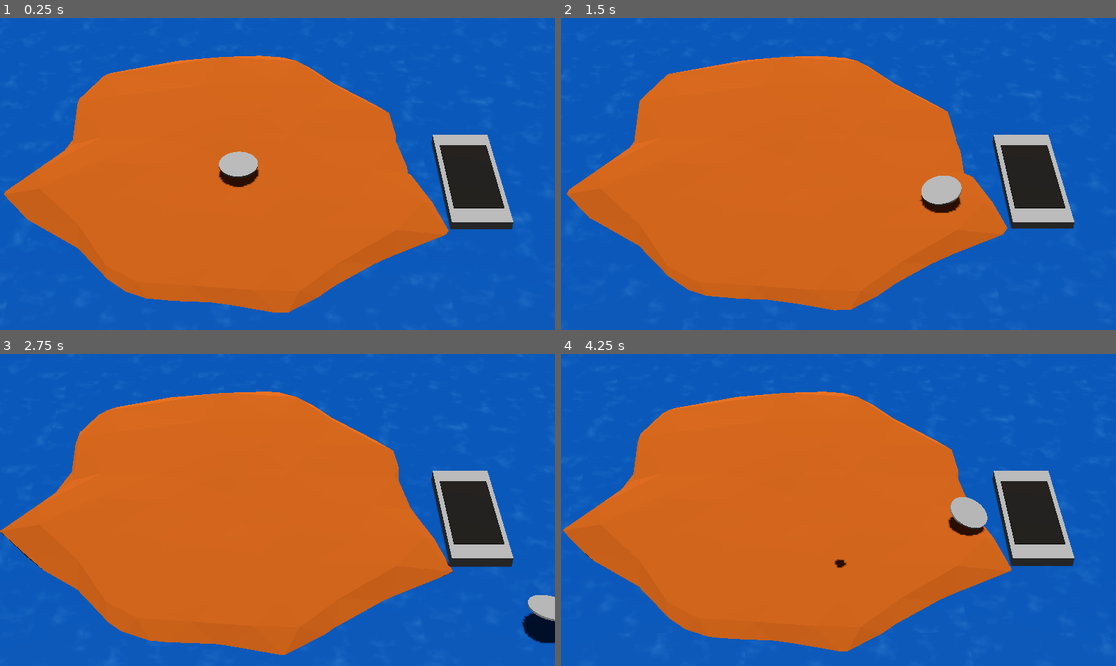
Above: before the commit, frames 1-4 (two rows, left to right).
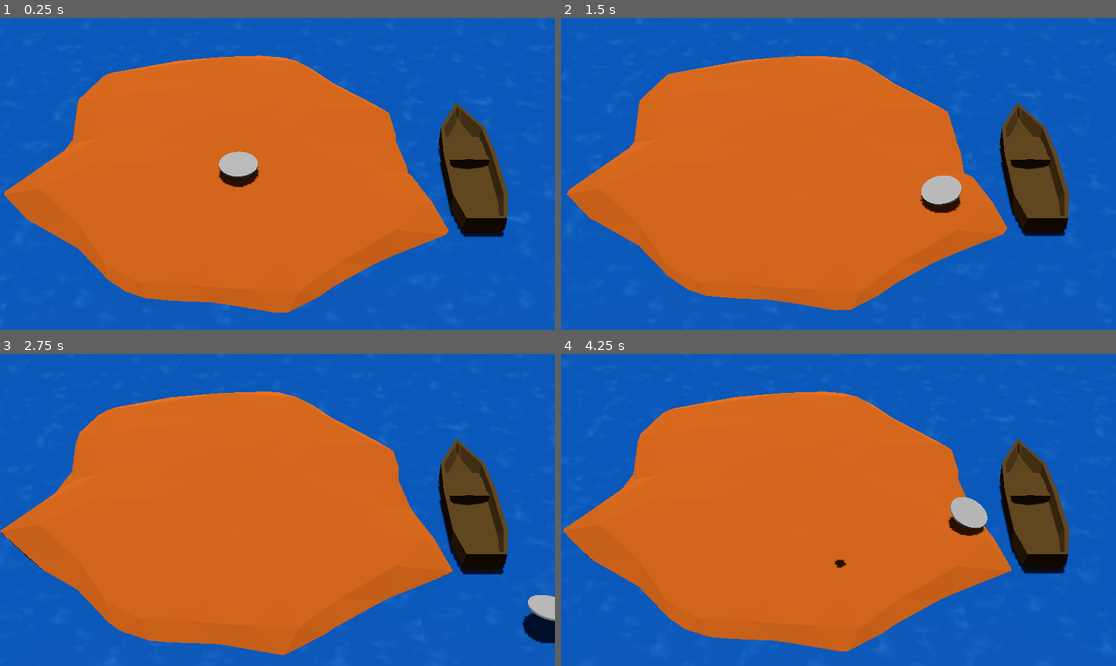
Above: after the commit, the same moments.

Repository: nikolajbaer/ldj56
Game: Godot game, scene res://root.tscn
Same seed, same stepped clock (60 frames per second), same inputs: the game is played once before the commit and once after it.
Inputs (mouse positions are in pixels of both pictures, inside the frame that each line leads up to):
- Up to frame 1 (0.25 s): no input
- Up to frame 2 (1.5 s): move the mouse to (960, 158) at 0.52 s; hold Right (right) 0.53-1.28 s; move the mouse to (727, 189) at 1.27 s; hold Down (down) from 1.28 s (still down)
- Up to frame 3 (2.75 s): move the mouse to (333, 441) at 2.02 s; release Down (down) at 2.03 s; hold Right (right) from 2.03 s (still down)
- Up to frame 4 (4.25 s): move the mouse to (810, 572) at 2.77 s; release Right (right) at 2.78 s; hold Up (up) 2.78-3.53 s; move the mouse to (1005, 556) at 3.52 s; hold Left (left) from 3.53 s (still down)

The runs differ from the first frame. In frame 1, 4.0% of the frame differs, in the area x 77-93%, y 27-71%; in frame 2, 4.0%; in frame 3, 4.1%; in frame 4, 4.1%.

Commit message:
change boat

Diff:
--- a/root.tscn
+++ b/root.tscn
@@ -1,9 +1,10 @@
-[gd_scene load_steps=20 format=3 uid="uid://dyberu81x7rr3"]
+[gd_scene load_steps=16 format=3 uid="uid://dyberu81x7rr3"]
 
 [ext_resource type="PackedScene" uid="uid://bjt3arw5lu6dn" path="res://trampoline.tscn" id="1_jhr10"]
 [ext_resource type="Script" path="res://root.gd" id="1_pdsvo"]
 [ext_resource type="ArrayMesh" uid="uid://d38m4mq1vlvkd" path="res://assets/lopoly-island.obj" id="2_2kpgi"]
 [ext_resource type="Shader" path="res://ocean.gdshader" id="4_d3civ"]
+[ext_resource type="PackedScene" uid="uid://br5v1vnwcl18k" path="res://boat.tscn" id="4_wum8f"]
 
 [sub_resource type="Environment" id="Environment_v7ao4"]
 ambient_light_color = Color(0.958918, 0.937631, 0.741529, 1)
@@ -46,22 +47,6 @@
 sky = SubResource("Sky_lt4y7")
 ambient_light_color = Color(0.0868525, 0.363627, 0.778959, 1)
 
-[sub_resource type="BoxMesh" id="BoxMesh_p2bq5"]
-size = Vector3(3, 1, 7)
-
-[sub_resource type="ConcavePolygonShape3D" id="ConcavePolygonShape3D_sw5sr"]
-data = PackedVector3Array(-1.5, 0.5, 3.5, 1.5, 0.5, 3.5, -1.5, -0.5, 3.5, 1.5, 0.5, 3.5, 1.5, -0.5, 3.5, -1.5, -0.5, 3.5, 1.5, 0.5, -3.5, -1.5, 0.5, -3.5, 1.5, -0.5, -3.5, -1.5, 0.5, -3.5, -1.5, -0.5, -3.5, 1.5, -0.5, -3.5, 1.5, 0.5, 3.5, 1.5, 0.5, -3.5, 1.5, -0.5, 3.5, 1.5, 0.5, -3.5, 1.5, -0.5, -3.5, 1.5, -0.5, 3.5, -1.5, 0.5, -3.5, -1.5, 0.5, 3.5, -1.5, -0.5, -3.5, -1.5, 0.5, 3.5, -1.5, -0.5, 3.5, -1.5, -0.5, -3.5, 1.5, 0.5, 3.5, -1.5, 0.5, 3.5, 1.5, 0.5, -3.5, -1.5, 0.5, 3.5, -1.5, 0.5, -3.5, 1.5, 0.5, -3.5, -1.5, -0.5, 3.5, 1.5, -0.5, 3.5, -1.5, -0.5, -3.5, 1.5, -0.5, 3.5, 1.5, -0.5, -3.5, -1.5, -0.5, -3.5)
-
-[sub_resource type="BoxShape3D" id="BoxShape3D_nv88b"]
-size = Vector3(1.9325, 1, 3.58508)
-
-[sub_resource type="StandardMaterial3D" id="StandardMaterial3D_ca0ua"]
-albedo_color = Color(0.0815251, 0.0664656, 0.0445977, 1)
-
-[sub_resource type="BoxMesh" id="BoxMesh_22yj2"]
-material = SubResource("StandardMaterial3D_ca0ua")
-size = Vector3(2.5, 0.25, 5)
-
 [node name="root" type="Node3D"]
 script = ExtResource("1_pdsvo")
 
@@ -102,23 +87,7 @@
 [node name="WorldEnvironment" type="WorldEnvironment" parent="."]
 environment = SubResource("Environment_838tx")
 
-[node name="Boat" type="AnimatableBody3D" parent="."]
+[node name="Boat" parent="." instance=ExtResource("4_wum8f")]
 transform = Transform3D(1, 0, 0, 0, 1, 0, 0, 0, 1, 12, 0, 0)
 
-[node name="MeshInstance3D" type="MeshInstance3D" parent="Boat"]
-mesh = SubResource("BoxMesh_p2bq5")
-
-[node name="CollisionShape3D" type="CollisionShape3D" parent="Boat"]
-shape = SubResource("ConcavePolygonShape3D_sw5sr")
-
-[node name="catch_area" type="Area3D" parent="Boat"]
-
-[node name="CollisionShape3D" type="CollisionShape3D" parent="Boat/catch_area"]
-transform = Transform3D(1, 0, 0, 0, 1, 0, 0, 0, 1, 0.0389881, 0.592994, 1.29254)
-shape = SubResource("BoxShape3D_nv88b")
-
-[node name="MeshInstance3D" type="MeshInstance3D" parent="Boat/catch_area"]
-transform = Transform3D(1, 0, 0, 0, 1, 0, 0, 0, 1, 0, 0.432023, 0)
-mesh = SubResource("BoxMesh_22yj2")
-
 [connection signal="timeout" from="Timer" to="." method="_on_timer_timeout"]
